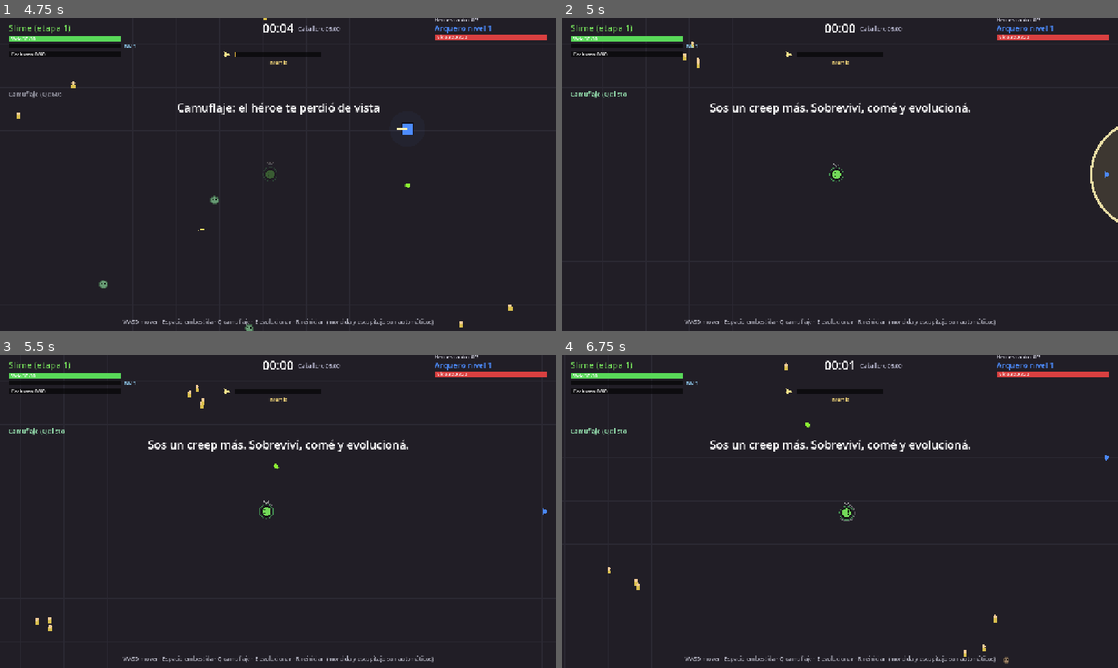
Above: before the commit, frames 1-4 (two rows, left to right).
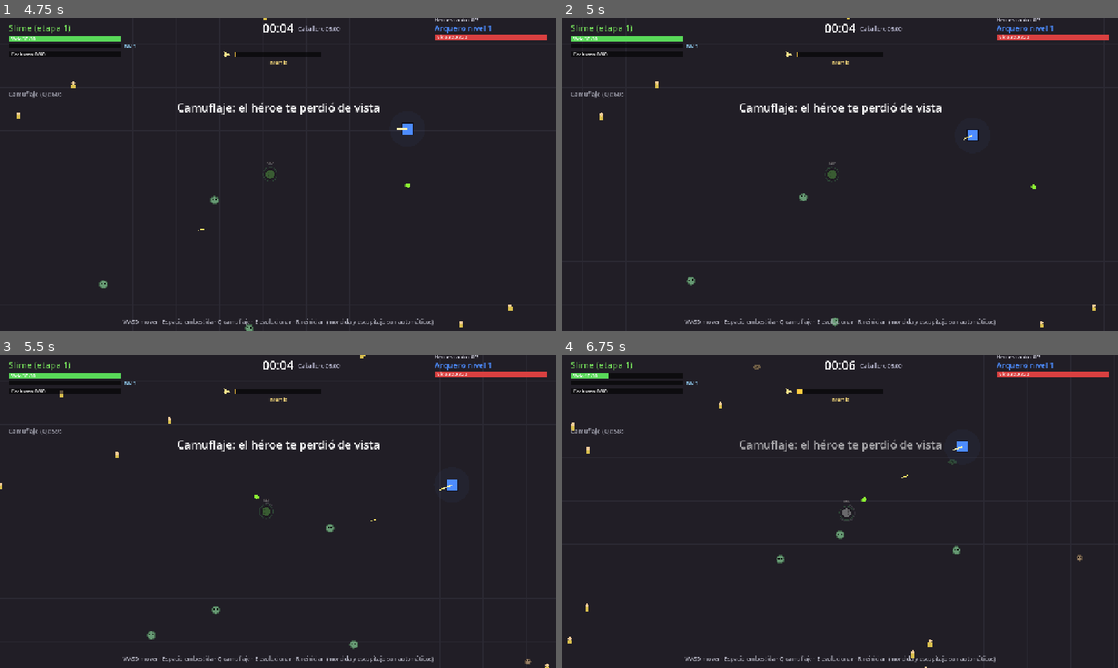
Above: after the commit, the same moments.

Repository: FedeOsorio/survive-the-hero
Game: Godot game, scene res://scenes/menu.tscn
The game is run twice, just before and just after one commit, with the same random seed, the same clock (stepped at 60 frames per second) and the same inputs.
Inputs (mouse positions are in pixels of both pictures, inside the frame that each line leads up to):
- Up to frame 1 (4.75 s): click "Jugar" at 0.5 s; tap Enter at 1.25 s; move the mouse to (400, 158) at 1.27 s; hold D (move_right) 1.28-2.03 s; tap Space (dash) at 1.35 s; click (400, 158) at 1.42 s; move the mouse to (166, 190) at 2.02 s; hold S (move_down) 2.03-2.78 s; tap 1 (pick_1) at 2.1 s; move the mouse to (333, 105) at 2.77 s; hold D (move_right) 2.78-3.53 s; tap 2 (pick_2) at 2.85 s; move the mouse to (250, 237) at 3.52 s; hold W (move_up) 3.53-4.28 s; tap 3 (pick_3) at 3.6 s; click (250, 237) at 3.67 s; move the mouse to (444, 221) at 4.27 s; hold A (move_left) from 4.28 s (still down); tap Q (stealth) at 4.35 s
- Up to frame 2 (5 s): keep holding A (move_left); tap R (restart) at 4.9 s
- Up to frame 3 (5.5 s): keep holding A (move_left); move the mouse to (111, 464) at 5.02 s; tap Shift at 5.1 s
- Up to frame 4 (6.75 s): move the mouse to (867, 511) at 5.77 s; release A (move_left) at 5.78 s; hold S (move_down) 5.78-6.53 s; tap Space (dash) at 5.85 s; click (867, 511) at 5.92 s; move the mouse to (756, 433) at 6.52 s; hold D (move_right) from 6.53 s (still down); tap 1 (pick_1) at 6.6 s

Frame 1 is identical in both runs. In frame 2, 2.3% of the frame differs, in the area x 1-100%, y 0-99%; in frame 3, 1.4%; in frame 4, 1.7%.

Commit message:
S1: R reintenta solo en la pantalla final
Claude-Session: https://claude.ai/code/session_0131SmXs6jCLqLr1EGxSzfTS

Diff:
--- a/scripts/hud.gd
+++ b/scripts/hud.gd
@@ -43,7 +43,7 @@
 
 
 func _process(delta: float) -> void:
-	if Input.is_action_just_pressed("restart"):
+	if Input.is_action_just_pressed("restart") and not world.running: # R solo en la pantalla final
 		get_tree().paused = false
 		get_tree().reload_current_scene()
 		return
Not shown, changed: README.md
